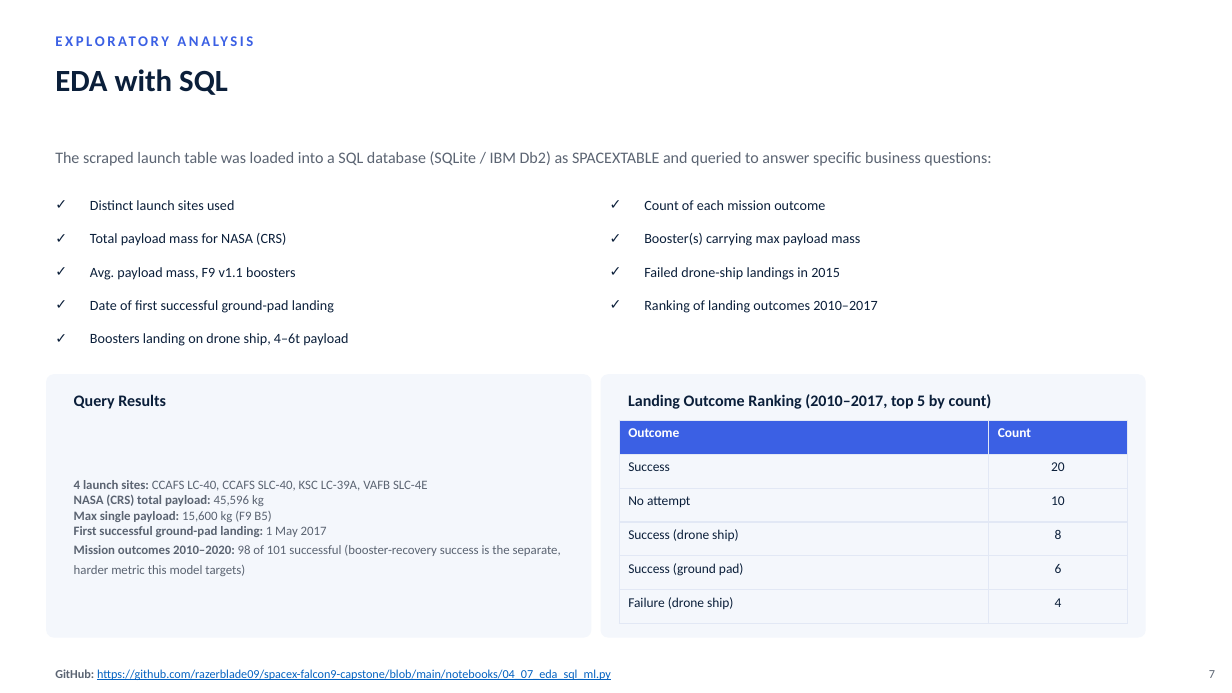
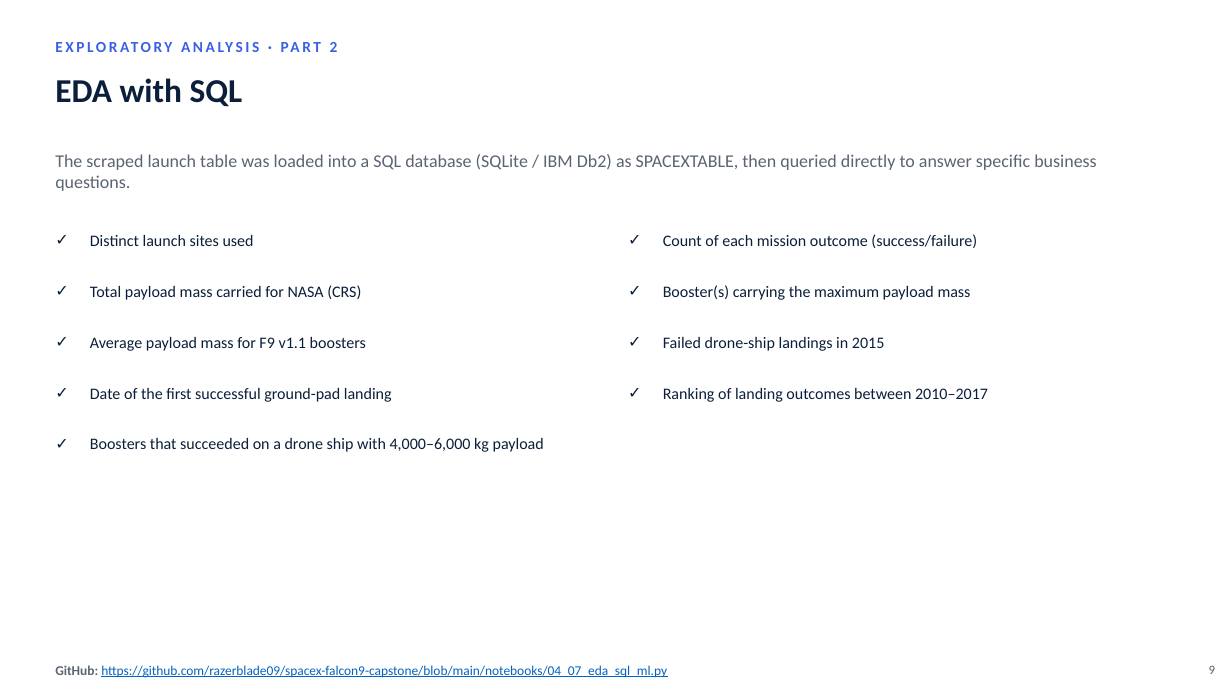
Before and after one commit to razerblade09/spacex-falcon9-capstone, a slide deck: slide 9 of Data_Science_Capstone_Presentation.pptx (slide 7 before the commit). Drawn at 1232x693 pixels with LibreOffice and Linux fonts; fonts in the diff are those of the drawing. Boxes give left, top, right and bottom in pixels: in the first picture for what was removed or moved away, otherwise in the second. Text is boxed around its words. In the diff, an @@ line names an element or a change of style, - is before the commit and + after.

```diff
--- a/Data_Science_Capstone_Presentation.pptx
+++ b/Data_Science_Capstone_Presentation.pptx
@@ text "EDA with SQL" at box(55, 78, 243, 107): size 24 to 26 pt @@
@@ text at box(330, 42, 338, 52): text changed; size 11.5 to 12 pt @@
-EXPLORATORY ANALYSIS
+EXPLORATORY ANALYSIS · PART 2
@@ text at box(55, 154, 1096, 191): text changed; size 12.5 to 14 pt @@
-The scraped launch table was loaded into a SQL database (SQLite / IBM Db2) as SPACEXTABLE and queried to answer specific business questions:
+The scraped launch table was loaded into a SQL database (SQLite / IBM Db2) as SPACEXTABLE, then queried directly to answer specific business questions.
@@ text "Distinct launch sites used": place and size @@
-text "Distinct launch sites used" at box(90, 200, 234, 210)
+text "Distinct launch sites used" at box(90, 235, 254, 246)
@@ text "Distinct launch sites used" at box(90, 235, 254, 246): size 11 to 12.5 pt @@
@@ text at box(663, 234, 977, 248): text changed; size 11 to 12.5 pt @@
-✓ Count of each mission outcome
+✓ Count of each mission outcome (success/failure)
@@ text at box(90, 285, 361, 300): text changed; size 11 to 12.5 pt @@
-✓ Total payload mass for NASA (CRS)
+✓ Total payload mass carried for NASA (CRS)
@@ text at box(663, 285, 971, 300): text changed; size 11 to 12.5 pt @@
-✓ Booster(s) carrying max payload mass
+✓ Booster(s) carrying the maximum payload mass
@@ text "Failed drone-ship landings in 2015" at box(663, 337, 884, 351): size 11 to 12.5 pt @@
@@ text "Failed drone-ship landings in 2015": place and size @@
-text "Failed drone-ship landings in 2015" at box(644, 267, 840, 280)
+text "Failed drone-ship landings in 2015" at box(663, 337, 884, 351)
@@ text at box(90, 337, 366, 351): text changed; size 11 to 12.5 pt @@
-✓ Avg. payload mass, F9 v1.1 boosters
+✓ Average payload mass for F9 v1.1 boosters
@@ rounded rectangle removed at box(46, 374, 592, 638) @@
@@ text at box(90, 388, 392, 402): text changed; size 11 to 12.5 pt @@
-✓ Date of first successful ground-pad landing
+✓ Date of the first successful ground-pad landing
@@ rounded rectangle removed at box(601, 374, 1146, 638) @@
@@ text at box(663, 388, 988, 402): text changed; size 11 to 12.5 pt @@
-✓ Ranking of landing outcomes 2010–2017
+✓ Ranking of landing outcomes between 2010–2017
@@ text removed at box(74, 394, 166, 409) @@
-Query Results
@@ text removed at box(628, 394, 992, 409) @@
-Landing Outcome Ranking (2010–2017, top 5 by count)
@@ text at box(90, 438, 544, 452): text changed; size 11 to 12.5 pt @@
-✓ Boosters landing on drone ship, 4–6t payload
+✓ Boosters that succeeded on a drone ship with 4,000–6,000 kg payload
@@ table removed at box(619, 421, 1128, 624), 6 rows, 2 columns @@
-Outcome | Count
-Success | 20
-No attempt | 10
-Success (drone ship) | 8
-Success (ground pad) | 6
-Failure (drone ship) | 4
@@ text removed at box(74, 480, 561, 576) @@
-4 launch sites: CCAFS LC-40, CCAFS SLC-40, KSC LC-39A, VAFB SLC-4E
-NASA (CRS) total payload: 45,596 kg
-Max single payload: 15,600 kg (F9 B5)
-First successful ground-pad landing: 1 May 2017
-Mission outcomes 2010–2020: 98 of 101 successful (booster-recovery success is the separate, harder metric this model targets)
@@ text "GitHub: https://github.com/razerblade09/spacex-falcon9-capst ..." at box(55, 665, 667, 678): size 9.5 to 10.5 pt @@
@@ text removed at box(1209, 670, 1215, 678) @@
-7
@@ text added at box(1209, 666, 1215, 674), 10 pt, text #5B6472 @@
+9
```
Also in this commit, not shown: 11 other slides changed, 7 slides added, 20 other files.
